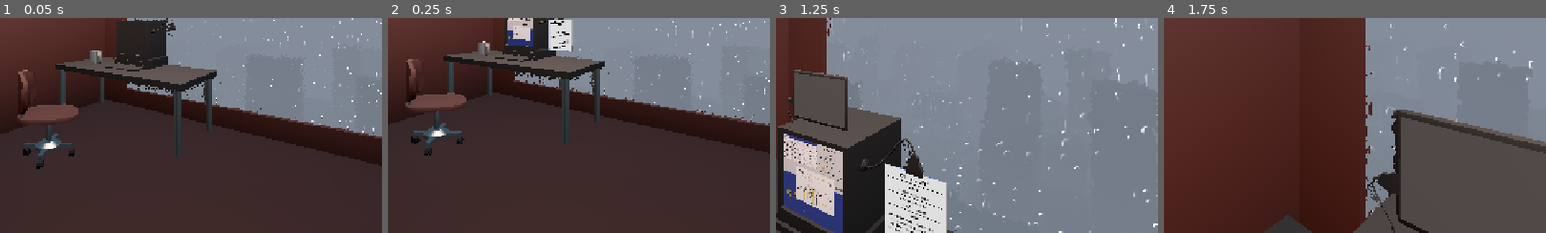
Above: before the commit, frames 1-4 (left to right).
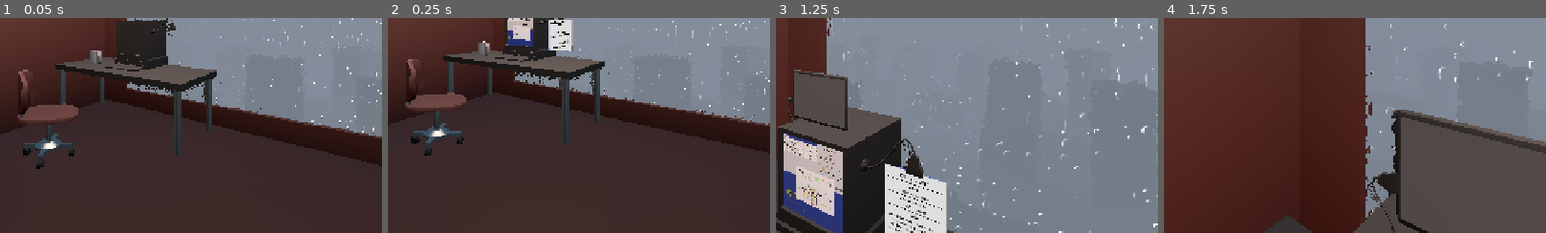
Above: after the commit, the same moments.

Repository: Ciph3rzer0/brackeys-2026.2-trust-no-one
Game: Godot game, scene res://scenes/city.tscn
The game is run twice, just before and just after one commit, with the same random seed, the same clock (stepped at 60 frames per second) and the same inputs. The engine's default icon, where the game draws it, is replaced by a stand-in: a white triangle on a blue panel in a dark square. Sound files missing from this copy of the repository are replaced by a short silence.
Inputs (mouse positions are % of the whole screen's width and height, from its top left):
- Up to frame 1 (0.05 s): no input
- Up to frame 2 (0.25 s): no input
- Up to frame 3 (1.25 s): tap Enter at 0.5 s; move the mouse to (55, 50) at 0.52 s; hold W (pc_forward) from 0.53 s (still down); hold E (pc_interact) from 0.53 s (still down); click (55, 50) at 0.67 s; tap Space at 0.77 s
- Up to frame 4 (1.75 s): keep holding W (pc_forward); move the mouse to (45, 50) at 1.27 s; release E (pc_interact) at 1.28 s; tap Q at 1.35 s; tap Space at 1.52 s
The pictures show only the part of the screen within x 32-82%, y 50-100%; the shares and areas given below are measured in that part.

Frame 1 is identical in both runs. In frame 2, less than 0.1% of the frame differs, in the area x 33-35%, y 4-10%; in frame 3, 0.3%, in the area x 2-12%, y 60-88%; in frame 4, nothing differs.
Error in both runs: Invalid assignment of property or key 'plate' with value of type 'String' on a base object of type 'Resource (Quest)'. (res://autoloads/quest_system.gd:19)

Commit message:
feat: more POIs

Diff:
--- a/ui/city-map/city_map.tscn
+++ b/ui/city-map/city_map.tscn
@@ -6,6 +6,7 @@
 [ext_resource type="Script" uid="uid://c1srr6ekgv26i" path="res://ui/city-map/path_node_2d.gd" id="3_54v2r"]
 [ext_resource type="Script" uid="uid://dyt08uxo0fq3b" path="res://ui/city-map/clicker.gd" id="4_o1adu"]
 [ext_resource type="Texture2D" uid="uid://qlv27q81cyvk" path="res://ui/city-map/green_gradient_texture_2d.tres" id="5_wxgfj"]
+[ext_resource type="Texture2D" uid="uid://c3w7gfq11xjbp" path="res://ui/city-map/pink_gradient_texture_2d.tres" id="6_kh8b0"]
 [ext_resource type="Texture2D" uid="uid://cp6p7x7g37eh6" path="res://ui/city-map/orange_gradient_texture_2d.tres" id="6_vipko"]
 [ext_resource type="Script" uid="uid://dyjgb3gbwv6my" path="res://ui/city-map/test_drive.gd" id="7_4hhcj"]
 [ext_resource type="Texture2D" uid="uid://ddxvv763xd43t" path="res://icon.svg" id="7_wgu0n"]
@@ -48,7 +49,7 @@
 position = Vector2(209, -351)
 texture = ExtResource("3_1x8ky")
 script = ExtResource("3_54v2r")
-connections = Array[NodePath]([NodePath("../Intersection4"), NodePath("../Intersection6")])
+connections = Array[NodePath]([NodePath("../Intersection4")])
 
 [node name="Intersection4" type="Sprite2D" parent="AStarGraph2D" unique_id=1439947389 groups=["intersection"]]
 position = Vector2(334, -351)
@@ -67,6 +68,12 @@
 script = ExtResource("3_54v2r")
 connections = Array[NodePath]([NodePath("../Intersection8")])
 
+[node name="Intersection9" type="Sprite2D" parent="AStarGraph2D" unique_id=41931278 groups=["intersection"]]
+position = Vector2(78.50467, -351.40186)
+texture = ExtResource("3_1x8ky")
+script = ExtResource("3_54v2r")
+connections = Array[NodePath]([NodePath("../Intersection3"), NodePath("../Intersection6")])
+
 [node name="Intersection8" type="Sprite2D" parent="AStarGraph2D" unique_id=807434087 groups=["intersection"]]
 position = Vector2(-159, -241)
 texture = ExtResource("3_1x8ky")
@@ -164,20 +171,11 @@
 script = ExtResource("3_54v2r")
 connections = Array[NodePath]([NodePath("../Intersection24")])
 
-[node name="Intersection28" type="Sprite2D" parent="AStarGraph2D" unique_id=1297093167 groups=["intersection"]]
-position = Vector2(-159, 428)
-texture = ExtResource("3_1x8ky")
-script = ExtResource("3_54v2r")
-
 [node name="Intersection29" type="Sprite2D" parent="AStarGraph2D" unique_id=2070483785 groups=["intersection"]]
 position = Vector2(-39, 428)
-texture = ExtResource("3_1x8ky")
-script = ExtResource("3_54v2r")
-
-[node name="Intersection30" type="Sprite2D" parent="AStarGraph2D" unique_id=872204951 groups=["intersection"]]
-position = Vector2(84, 428)
-texture = ExtResource("3_1x8ky")
-script = ExtResource("3_54v2r")
+texture = ExtResource("6_kh8b0")
+script = ExtResource("3_54v2r")
+node_type = 3
 
 [node name="Intersection16" type="Sprite2D" parent="AStarGraph2D" unique_id=264830865 groups=["intersection"]]
 position = Vector2(-395, 90)
@@ -195,12 +193,6 @@
 texture = ExtResource("3_1x8ky")
 script = ExtResource("3_54v2r")
 
-[node name="Intersection9" type="Sprite2D" parent="AStarGraph2D" unique_id=1745524581 groups=["intersection"]]
-position = Vector2(-460, -241)
-texture = ExtResource("3_1x8ky")
-script = ExtResource("3_54v2r")
-connections = Array[NodePath]([NodePath("../Intersection8")])
-
 [node name="Intersection7" type="Sprite2D" parent="AStarGraph2D" unique_id=1297667220 groups=["intersection"]]
 position = Vector2(-272, -351)
 texture = ExtResource("3_1x8ky")
@@ -225,6 +217,34 @@
 script = ExtResource("3_54v2r")
 connections = Array[NodePath]([NodePath("../Intersection3"), NodePath("../Intersection33")])
 
+[node name="POI_Supermarket 1" type="Sprite2D" parent="AStarGraph2D" unique_id=1748684511 groups=["intersection"]]
+position = Vector2(11.439331, -296.97195)
+texture = ExtResource("5_wxgfj")
+script = ExtResource("3_54v2r")
+connections = Array[NodePath]([NodePath("../Intersection9")])
+node_type = 1
+
+[node name="POI_Supermarket 2" type="Sprite2D" parent="AStarGraph2D" unique_id=245806980 groups=["intersection"]]
+position = Vector2(78.729004, -296.97195)
+texture = ExtResource("5_wxgfj")
+script = ExtResource("3_54v2r")
+connections = Array[NodePath]([NodePath("../Intersection9")])
+node_type = 1
+
+[node name="POI_Supermarket 3" type="Sprite2D" parent="AStarGraph2D" unique_id=1140534198 groups=["intersection"]]
+position = Vector2(147.88794, -296.97195)
+texture = ExtResource("5_wxgfj")
+script = ExtResource("3_54v2r")
+connections = Array[NodePath]([NodePath("../Intersection9")])
+node_type = 1
+
+[node name="POI_Hospital" type="Sprite2D" parent="AStarGraph2D" unique_id=1745524581 groups=["intersection"]]
+position = Vector2(-459.99988, -240.99997)
+texture = ExtResource("5_wxgfj")
+script = ExtResource("3_54v2r")
+connections = Array[NodePath]([NodePath("../Intersection8")])
+node_type = 1
+
 [node name="POI_Airport" type="Sprite2D" parent="AStarGraph2D" unique_id=198210292 groups=["poi"]]
 position = Vector2(607.4767, 78.5047)
 texture = ExtResource("5_wxgfj")
@@ -239,6 +259,41 @@
 connections = Array[NodePath]([NodePath("../Intersection13")])
 node_type = 1
 
+[node name="POI_Gas Station" type="Sprite2D" parent="AStarGraph2D" unique_id=71632918 groups=["poi"]]
+position = Vector2(-100.934586, 142.05609)
+texture = ExtResource("5_wxgfj")
+script = ExtResource("3_54v2r")
+connections = Array[NodePath]([NodePath("../Intersection13")])
+node_type = 1
+
+[node name="POI_Bar Olivia" type="Sprite2D" parent="AStarGraph2D" unique_id=1038385928 groups=["poi"]]
+position = Vector2(-102.80374, 33.644875)
+texture = ExtResource("5_wxgfj")
+script = ExtResource("3_54v2r")
+connections = Array[NodePath]([NodePath("../Intersection13")])
+node_type = 1
+
+[node name="POI_Office 1" type="Sprite2D" parent="AStarGraph2D" unique_id=2080662582 groups=["poi"]]
+position = Vector2(-220.56067, 252.33649)
+texture = ExtResource("5_wxgfj")
+script = ExtResource("3_54v2r")
+connections = Array[NodePath]([NodePath("../Intersection24")])
+node_type = 1
+
+[node name="POI_Office 2" type="Sprite2D" parent="AStarGraph2D" unique_id=1739535364 groups=["poi"]]
+position = Vector2(-100.934586, 254.20563)
+texture = ExtResource("5_wxgfj")
+script = ExtResource("3_54v2r")
+connections = Array[NodePath]([NodePath("../Intersection24")])
+node_type = 1
+
+[node name="POI_Office 3" type="Sprite2D" parent="AStarGraph2D" unique_id=320518366 groups=["poi"]]
+position = Vector2(-97.196266, 357.00937)
+texture = ExtResource("5_wxgfj")
+script = ExtResource("3_54v2r")
+connections = Array[NodePath]([NodePath("../Intersection24")])
+node_type = 1
+
 [node name="POI_Harbor" type="Sprite2D" parent="AStarGraph2D" unique_id=1527434384 groups=["poi"]]
 position = Vector2(-663.5514, 155.1402)
 texture = ExtResource("5_wxgfj")
@@ -253,7 +308,7 @@
 connections = Array[NodePath]([NodePath("../Intersection18")])
 node_type = 1
 
-[node name="POI_Simon2" type="Sprite2D" parent="AStarGraph2D" unique_id=1172352462 groups=["poi"]]
+[node name="POI_Construction" type="Sprite2D" parent="AStarGraph2D" unique_id=1172352462 groups=["poi"]]
 position = Vector2(-334.5794, 33.644897)
 texture = ExtResource("5_wxgfj")
 script = ExtResource("3_54v2r")
--- a/ui/city-map/path_node_2d.gd
+++ b/ui/city-map/path_node_2d.gd
@@ -5,11 +5,13 @@
 const BLACK_GRADIENT_TEXTURE_2D = preload("uid://c4cdvmetoww61")
 const GREEN_GRADIENT_TEXTURE_2D = preload("uid://qlv27q81cyvk")
 const ORANGE_GRADIENT_TEXTURE_2D = preload("uid://cp6p7x7g37eh6")
+const PINK_GRADIENT_TEXTURE_2D = preload("uid://c3w7gfq11xjbp")
 
 enum NodeType {
 	Intersection,
 	POI,
 	CityExit,
+	ShadyPOI,
 }
 
 @export var connections: Array[NodePath] = []
@@ -23,3 +25,5 @@
 				texture = GREEN_GRADIENT_TEXTURE_2D
 			NodeType.CityExit:
 				texture = ORANGE_GRADIENT_TEXTURE_2D
+			NodeType.ShadyPOI:
+				texture = PINK_GRADIENT_TEXTURE_2D
--- /dev/null
+++ b/ui/city-map/pink_gradient_texture_2d.tres
@@ -0,0 +1,8 @@
+[gd_resource type="GradientTexture2D" format=3 uid="uid://c3w7gfq11xjbp"]
+
+[sub_resource type="Gradient" id="Gradient_i6dvq"]
+offsets = PackedFloat32Array(0)
+colors = PackedColorArray(0.8352941, 0.27450982, 0.9372549, 0.84705883)
+
+[resource]
+gradient = SubResource("Gradient_i6dvq")
